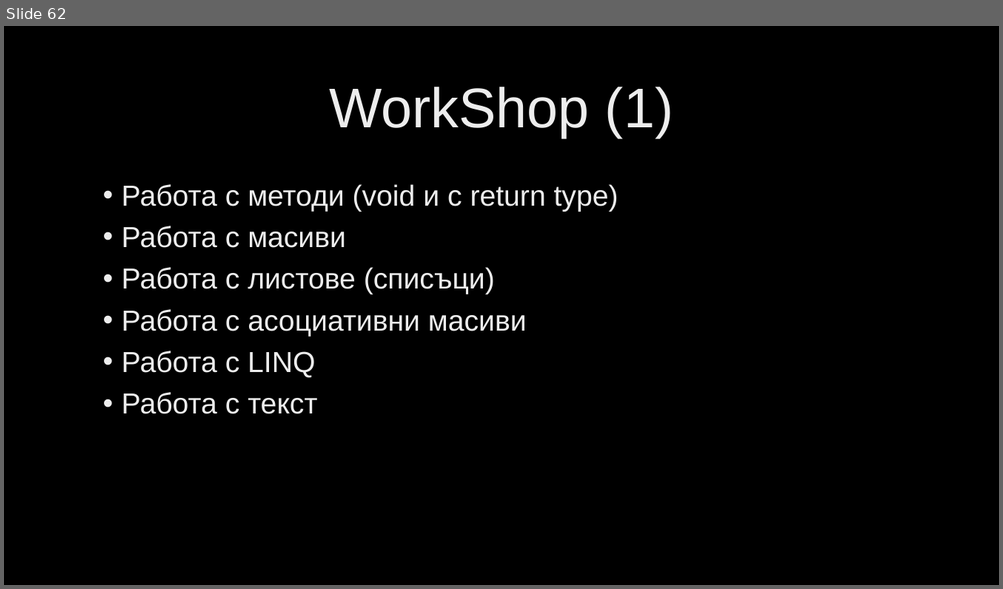
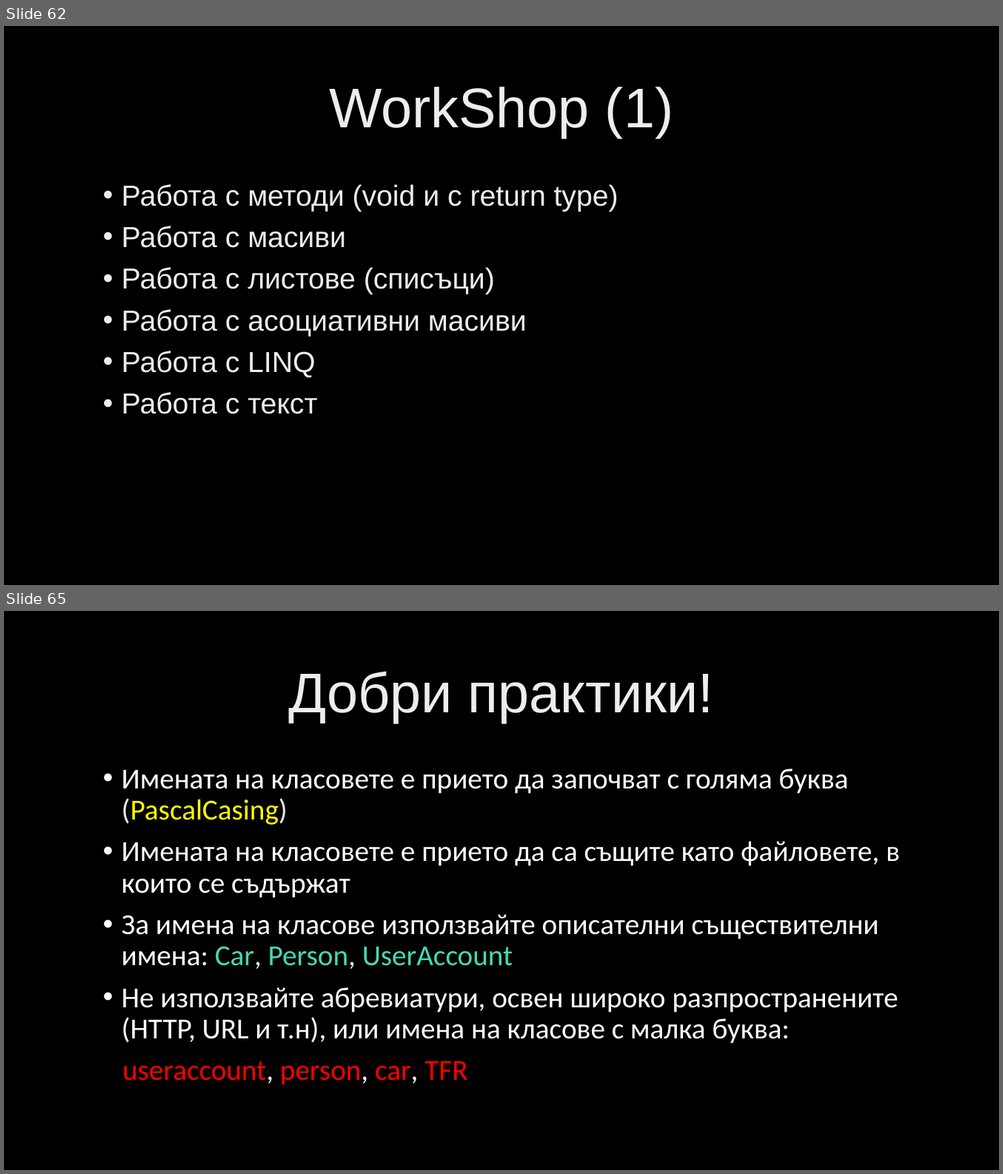
Before and after one commit to velizar92/CSharp-Programming-Presentations, a slide deck: C# Intermediate.pptx. Shown one above the other, each under a label of ours: slide 62 before the commit, slides 62 and 65 after it; the slides between them are not shown. The pictures are 1003x589 and 1003x1174 pixels, drawn with LibreOffice and Linux fonts; fonts in the diff are those of the drawing; background and template pictures are left out. Boxes give left, top, right and bottom in pixels: in the first picture for what was removed or moved away, otherwise in the second. Text is boxed around its words. In the diff, an @@ line names an element or a change of style, - is before the commit and + after.

```diff
--- a/C# Intermediate.pptx
+++ b/C# Intermediate.pptx
@@ slide 65 added at <box>4,611,999,1170</box>, background picture (left out) @@
@@ title added at <box>289,671,714,723</box>, 54 pt, text gradient #BFBFBF to #EDEDED to #FFFFFF @@
+Добри практики!
@@ text added at <box>122,769,899,1085</box>, 28 pt, text #FFFFFF @@
+• Имената на класовете е прието да започват с голяма буква (PascalCasing)
+• Имената на класовете е прието да са същите като файловете, в които се съдържат
+• За имена на класове използвайте описателни съществителни имена: Car, Person, UserAccount
+• Не използвайте абревиатури, освен широко разпространените (HTTP, URL и т.н), или имена на класове с малка буква:
+useraccount, person, car, TFR
```
Also in this commit, not shown: 6 other slides added.
